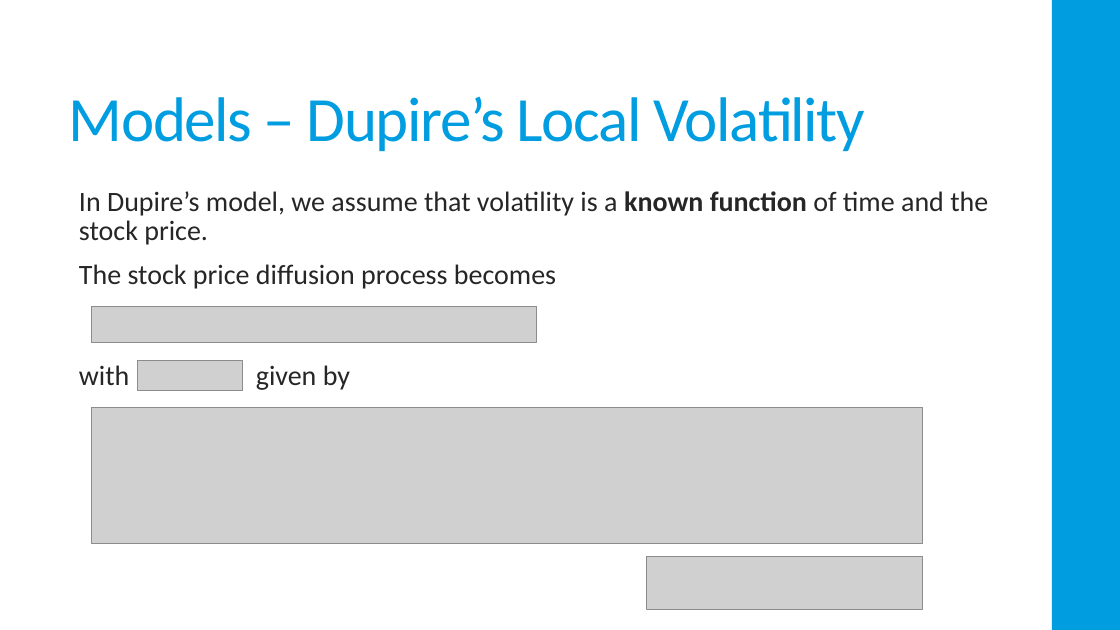
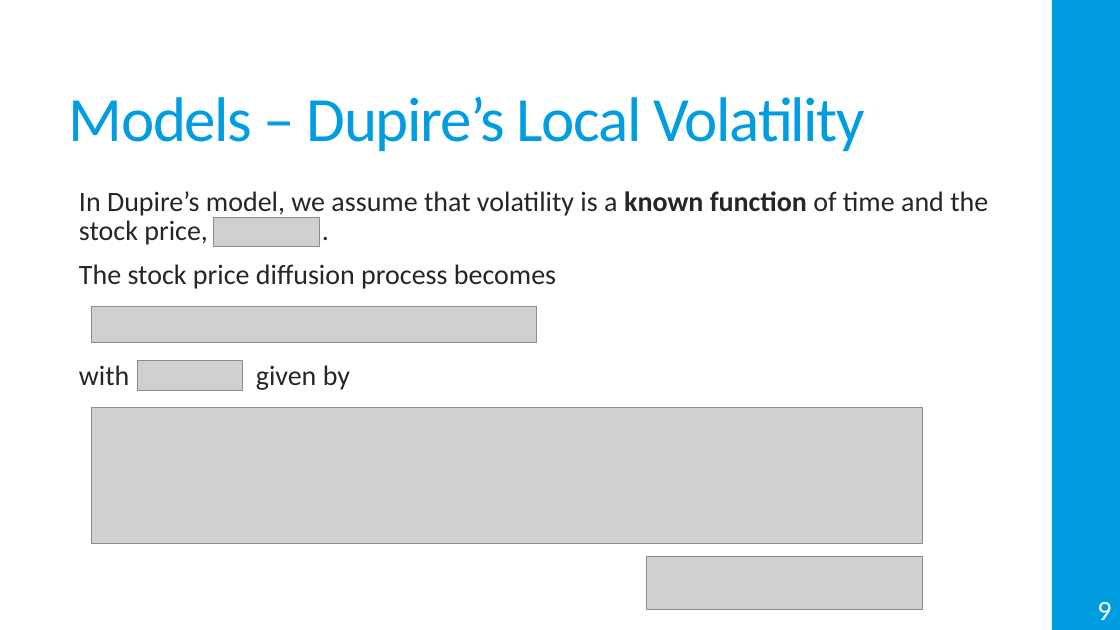
Before and after one commit to Miguel-Ribeiro-IST/Thesis, a slide deck: slide 10 of Presentation.pptx (slide 9 before the commit). Drawn at 1120x630 pixels with LibreOffice and Linux fonts; fonts in the diff are those of the drawing; grey boxes stand for pictures. Boxes give left, top, right and bottom in pixels: in the first picture for what was removed or moved away, otherwise in the second. Text is boxed around its words. In the diff, an @@ line names an element or a change of style, - is before the commit and + after.

```diff
--- a/Presentation.pptx
+++ b/Presentation.pptx
@@ text at [79, 191, 988, 245]: text changed @@
-  In Dupire’s model, we assume that volatility is a known function of time and the stock price.
+  In Dupire’s model, we assume that volatility is a known function of time and the stock price, .
@@ picture added at [213, 218, 318, 247] @@
@@ page number added at [1097, 602, 1111, 620], 24 pt, text #FFFFFF @@
+9
```
Also in this commit, not shown: 11 other slides changed, 14 slides added, 5 other files.
